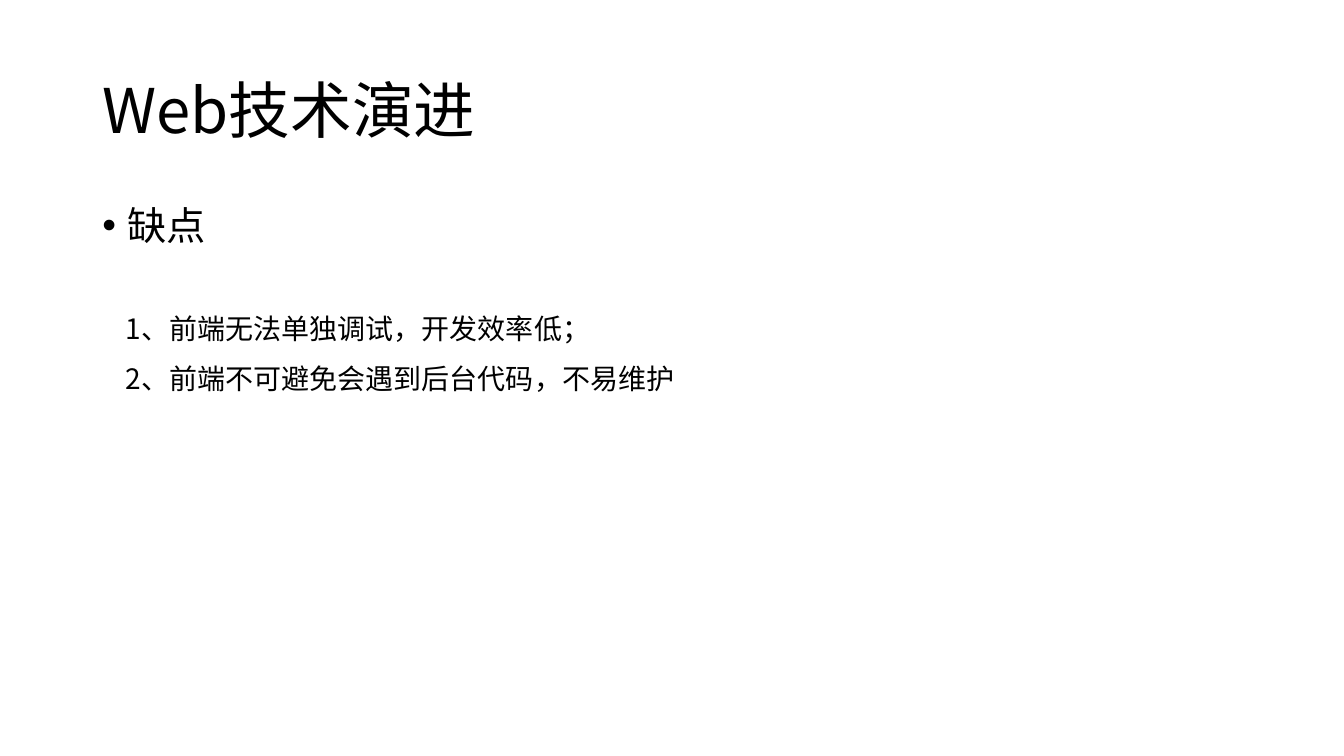
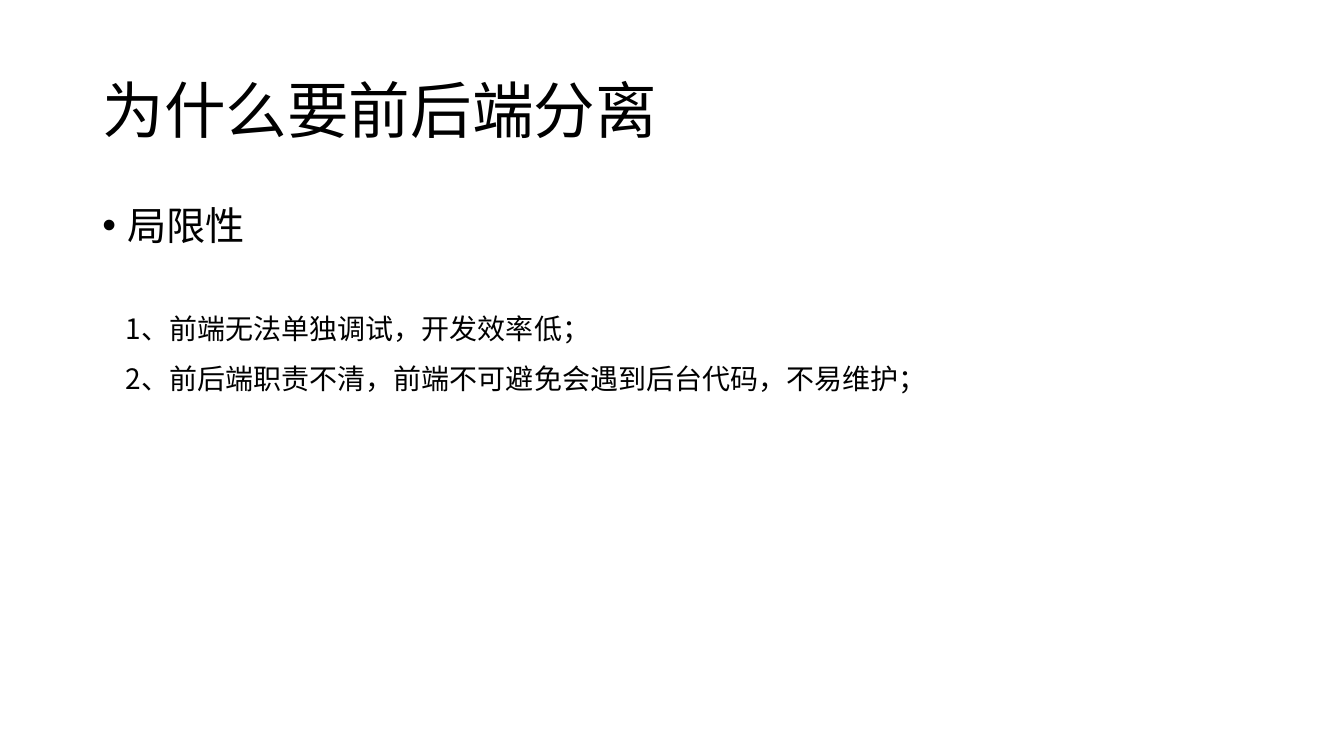
Before and after one commit to candisecandise/gitpractice, a slide deck: slide 6 of 前后端分离初探.pptx (slide 4 before the commit). Drawn at 1344x756 pixels with LibreOffice and Linux fonts; fonts in the diff are those of the drawing. Boxes give left, top, right and bottom in pixels: in the first picture for what was removed or moved away, otherwise in the second. Text is boxed around its words. In the diff, an @@ line names an element or a change of style, - is before the commit and + after.

Commit message:
【修改内容】前后端分离ppt vscode-setting vue例子 【修改人】weizejuan 【是否审核】NA

```diff
--- a/前后端分离初探.pptx
+++ b/前后端分离初探.pptx
@@ title at [102, 81, 656, 138]: text changed @@
-Web技术演进
+为什么要前后端分离
@@ text at [128, 207, 245, 243]: text changed @@
-• 缺点
+• 局限性
@@ text at [126, 315, 927, 394]: text changed @@
-1、前端无法单独调试，开发效率低；
-2、前端不可避免会遇到后台代码，不易维护
+1、前端无法单独调试，开发效率低；
+2、前后端职责不清，前端不可避免会遇到后台代码，不易维护；
```
Also in this commit, not shown: 14 other slides changed, 17 slides added, 10 slides removed, 8 other files.
